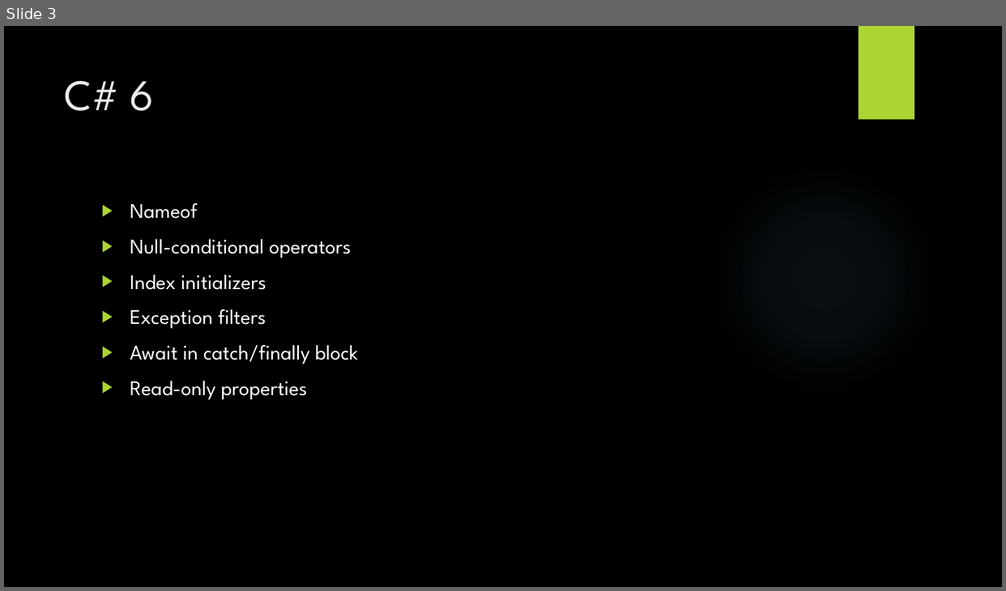
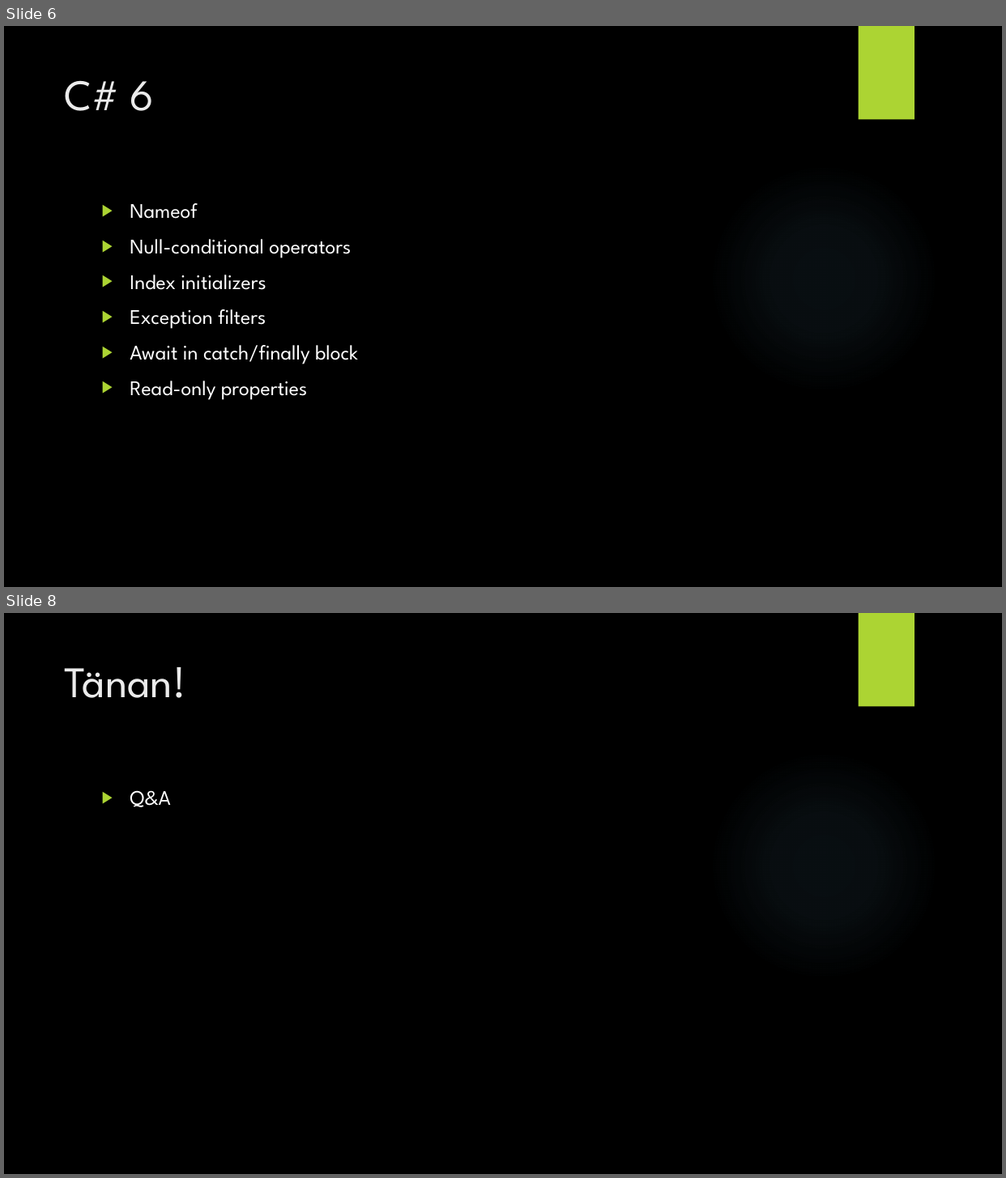
Before and after one commit to andreireinus/vs2015-eneta, a slide deck: vs2015.pptx. Shown one above the other, each under a label of ours: slide 3 before the commit, slides 6 and 8 after it; the slides between them are not shown. The pictures are 1006x591 and 1006x1178 pixels, drawn with LibreOffice and Linux fonts; fonts in the diff are those of the drawing; background and template pictures are left out. Boxes give left, top, right and bottom in pixels: in the first picture for what was removed or moved away, otherwise in the second. Text is boxed around its words. In the diff, an @@ line names an element or a change of style, - is before the commit and + after.

```diff
--- a/vs2015.pptx
+++ b/vs2015.pptx
@@ slide 8 added at [4, 613, 1002, 1174], background picture (left out); not listed: 2 template elements that a slide beside it also shows @@
@@ title added at [65, 667, 186, 698], 42 pt, text #EBEBEB @@
+Tänan!
@@ text added at [130, 790, 171, 807], 20 pt, text #FFFFFF @@
+▶ Q&A
@@ what was slide 3 is now slide 6 @@
```
Also in this commit, not shown: 3 slides changed, 3 other slides added, 1 other file.
